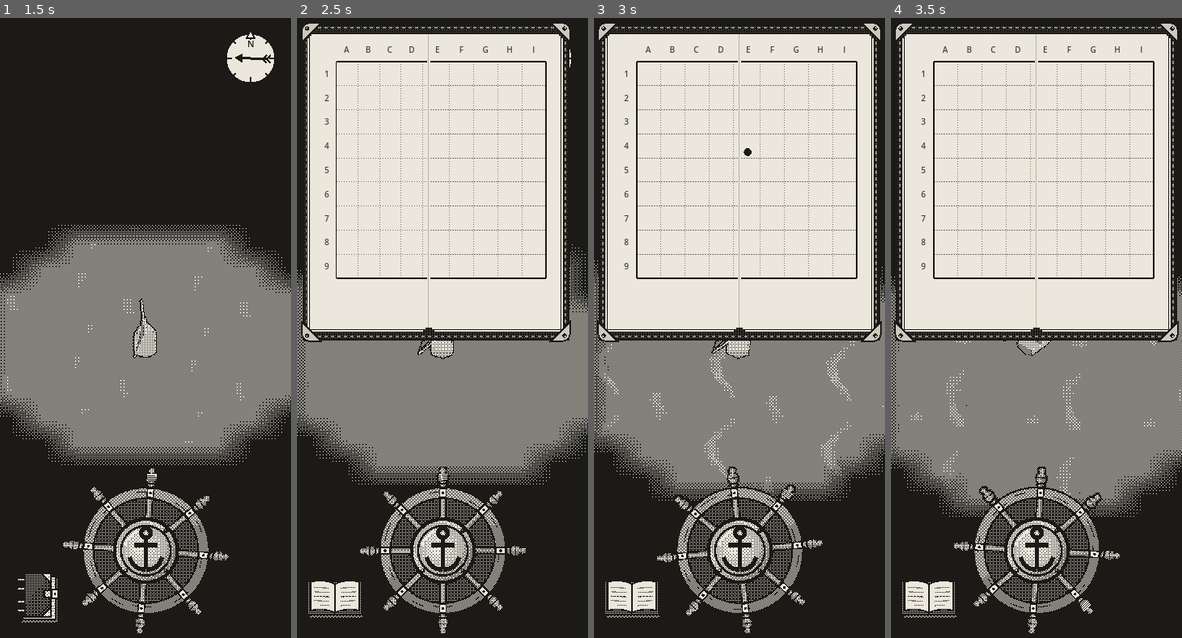
Above: before the commit, frames 1-4 (left to right).
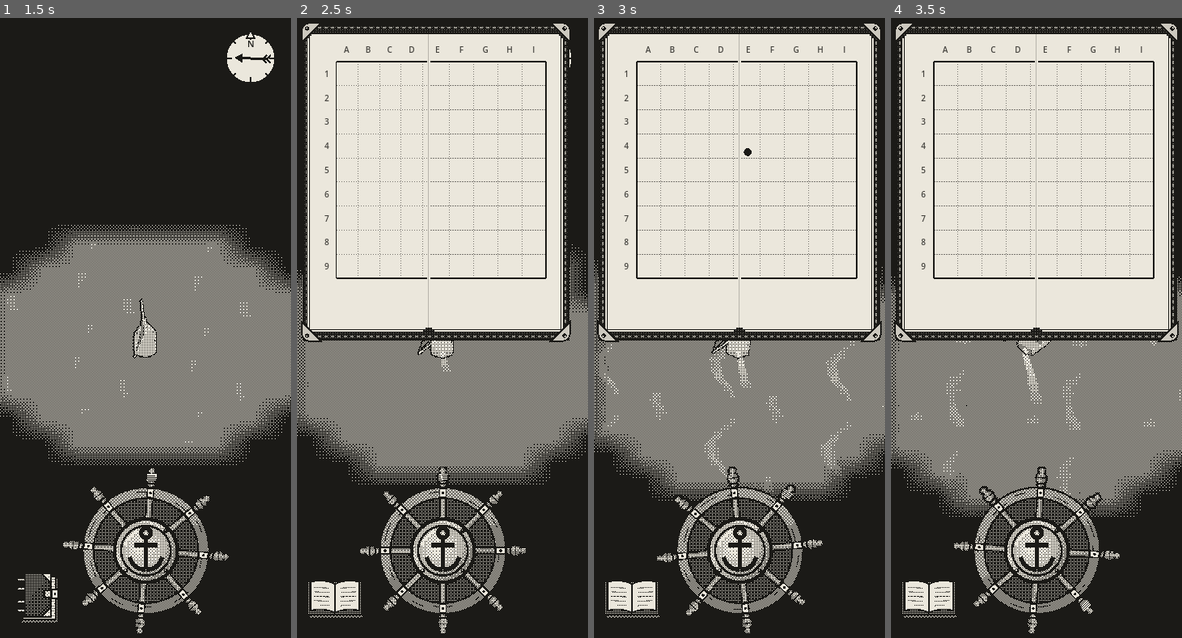
Above: after the commit, the same moments.

Repository: EnricoLabarile/Sail
Game: Godot game, scene res://Assets/Scenes/Overworld.tscn
Two runs of this game, one before a commit and one after it. Both use one fixed random seed, a clock stepped at 60 frames per second and the inputs below.
Inputs (mouse positions are in pixels of both pictures, inside the frame that each line leads up to):
- Up to frame 1 (1.5 s): click "Set sail" at 0.5 s; tap Enter (ui_accept) at 1.25 s; drag from (145, 545) to (174, 197) at 1.27 s
- Up to frame 2 (2.5 s): drag from (334, 600) to (427, 470) at 2.02 s
- Up to frame 3 (3 s): move the mouse to (768, 197) at 2.77 s; hold Right (ui_right) from 2.78 s (still down)
- Up to frame 4 (3.5 s): keep holding Right (ui_right)

Frame 1 is identical in both runs. In frame 2, less than 0.1% of the frame differs, in the area x 49-53%, y 53-57%; in frame 3, less than 0.1%; in frame 4, less than 0.1%, in the area x 45-52%, y 53-63%.

Commit message:
Wake: a ribbon of foam behind the boat (ImmediateMesh strip, fading and widening)
Co-Authored-By: Claude Opus 5.5 <noreply@anthropic.com>
Claude-Session: https://claude.ai/code/session_0154zeqDuhZHz7ZXLE21BuMs

Diff:
--- a/Assets/Boat/boat.tscn
+++ b/Assets/Boat/boat.tscn
@@ -4,6 +4,7 @@
 [ext_resource type="PackedScene" uid="uid://gsohuvlddwlj" path="res://Assets/Boat/sm_boat_hull.fbx" id="2_da1jx"]
 [ext_resource type="PackedScene" uid="uid://da2mslnca7e31" path="res://Assets/Boat/sm_boat_mast.fbx" id="3_ee1eo"]
 [ext_resource type="PackedScene" uid="uid://bkhrx3gsk66tq" path="res://Assets/Boat/sm_boat_sail.fbx" id="4_og2vt"]
+[ext_resource type="Script" path="res://Assets/Boat/wake.gd" id="5_wake"]
 
 [node name="Boat" type="Node3D" unique_id=1479473515]
 script = ExtResource("1_boat")
@@ -21,6 +22,9 @@
 [node name="sm_boat_sail" parent="Model/sm_boat_hull/sm_boat_mast/Rig" unique_id=139299008 instance=ExtResource("4_og2vt")]
 transform = Transform3D(-4.371139e-08, 0, -1, 0, 1, 0, 1, 0, -4.371139e-08, 0, 0.23171997, 0)
 
+[node name="Wake" type="MeshInstance3D" parent="."]
+script = ExtResource("5_wake")
+
 [node name="Camera3D" type="Camera3D" parent="." unique_id=1565566446]
 keep_aspect = 0
 projection = 1
--- /dev/null
+++ b/Assets/Boat/wake.gd
@@ -0,0 +1,94 @@
+extends MeshInstance3D
+## THE WAKE: a ribbon of foam on the water behind the boat.
+##
+## As the boat sails, every `point_spacing` metres it drops a point at her stern (behind her middle). Each
+## point remembers where it was dropped, when, and how fast she was going. Every frame a flat strip is built
+## through those points (a triangle strip with ImmediateMesh: in Unreal, a Procedural Mesh rebuilt each Tick):
+## narrow near the boat, wider further back (the wake spreads), and fading out as the points get older.
+## Old points are dropped, so the ribbon has at most a few dozen points: one cheap draw call.
+## The look is in wake.gdshader (white, soft edges; you can give it a foam drawing).
+
+@export var point_spacing := 0.8    # metres between two points of the ribbon
+@export var life := 3.0             # seconds a point lasts: the wake's length in time
+@export var width_start := 0.8      # metres wide just behind the boat…
+@export var width_end := 3.0        # …and at the end of the wake
+@export var stern_offset := 2.0     # metres from the boat's middle back to where the wake starts
+@export var min_speed := 0.5        # m/s: slower than this, no new foam
+@export var height := 0.03          # metres above the water (just above it, so it shows)
+
+# The ribbon's points, oldest first. Each is a Dictionary: {"pos": Vector3, "time": float, "strength": float}
+var points: Array = []
+var immediate := ImmediateMesh.new()
+var material := ShaderMaterial.new()
+
+@onready var boat: Node3D = get_parent()
+
+
+func _ready() -> void:
+	top_level = true                # it stays in the world: it doesn't move or turn with the boat
+	global_transform = Transform3D.IDENTITY
+	mesh = immediate
+	material.shader = load("res://Assets/Boat/wake.gdshader")
+	material.render_priority = 1    # see-through things: drawn after the sea (0), before the fog (2)
+	extra_cull_margin = 16384.0     # its box changes every frame: never skip it as "out of view"
+
+
+func _process(_dt: float) -> void:
+	var now := Time.get_ticks_msec() / 1000.0
+	var stern := stern_point()
+	var strength := clampf(boat.speed / boat.top_speed, 0.0, 1.0)
+
+	# 1. Drop a new point when she has moved point_spacing metres since the last one (and is moving).
+	if boat.speed > min_speed:
+		if points.is_empty() or points[-1]["pos"].distance_to(stern) >= point_spacing:
+			points.append({"pos": stern, "time": now, "strength": strength})
+
+	# 2. Forget the points older than `life` (they're at the start of the list).
+	while not points.is_empty() and now - points[0]["time"] > life:
+		points.pop_front()
+
+	# 3. Build the ribbon.
+	build_ribbon(now, stern, strength)
+
+
+## Where the wake starts: behind the boat's middle, on the water.
+func stern_point() -> Vector3:
+	var back: Vector3 = boat.global_transform.basis.z    # +Z is her back (forward is -Z)
+	var p: Vector3 = boat.global_position + back * stern_offset
+	p.y = height
+	return p
+
+
+## Builds the strip: for each point, two corners, one each side of the path, as far apart as the wake is
+## wide there. The newest end is the stern right now, so the ribbon always reaches the boat.
+func build_ribbon(now: float, stern: Vector3, strength: float) -> void:
+	immediate.clear_surfaces()
+	# The path, from the oldest point to the stern now.
+	var path: Array = points.duplicate()
+	if boat.speed > min_speed:
+		path.append({"pos": stern, "time": now, "strength": strength})
+	if path.size() < 2:
+		return                                           # nothing to draw yet
+
+	immediate.surface_begin(Mesh.PRIMITIVE_TRIANGLE_STRIP, material)
+	for i in path.size():
+		var point: Dictionary = path[i]
+		# a. How old this point is, 0 (new) .. 1 (about to go).
+		var age := clampf((now - point["time"]) / life, 0.0, 1.0)
+		# b. Which way the path goes here (from the point before to the point after), and the
+		#    sideways direction, flat on the water.
+		var before: Vector3 = path[maxi(i - 1, 0)]["pos"]
+		var after: Vector3 = path[mini(i + 1, path.size() - 1)]["pos"]
+		var along := (after - before).normalized()
+		var side := Vector3(-along.z, 0.0, along.x)
+		# c. Its width (wider as it ages) and how strong the foam is (fading as it ages).
+		var half_width := lerpf(width_start, width_end, age) / 2.0
+		var alpha: float = point["strength"] * (1.0 - age)
+		# d. The two corners. UV: x across (0 one side, 1 the other), y along (0 new, 1 old).
+		immediate.surface_set_color(Color(1, 1, 1, alpha))
+		immediate.surface_set_uv(Vector2(0.0, age))
+		immediate.surface_add_vertex(point["pos"] - side * half_width)
+		immediate.surface_set_color(Color(1, 1, 1, alpha))
+		immediate.surface_set_uv(Vector2(1.0, age))
+		immediate.surface_add_vertex(point["pos"] + side * half_width)
+	immediate.surface_end()
--- /dev/null
+++ b/Assets/Boat/wake.gdshader
@@ -0,0 +1,21 @@
+// THE WAKE: the ribbon of foam the boat leaves on the water (built by wake.gd).
+// Each point of the ribbon carries, in its vertex colour's alpha, how strong the foam is there
+// (strong just behind the boat, fading to nothing at the end, and weaker if she was slow).
+// Unshaded: no light; the dither turns the white into paper-and-ink dots.
+shader_type spatial;
+render_mode unshaded, cull_disabled, depth_draw_never;
+
+uniform vec4 foam_color : source_color = vec4(1.0, 1.0, 1.0, 1.0);
+// An optional drawing of foam: across the ribbon (u: 0 one edge, 1 the other) and along it (v: 0 at the
+// boat, 1 at the end). Without one it's plain white.
+uniform sampler2D foam_tex : source_color, hint_default_white, filter_nearest;
+uniform float edge_softness = 0.5;   // 0 = hard edges; higher = the ribbon fades more toward its sides
+
+void fragment() {
+	// Fade toward the two edges: 0 at the edges, 1 in the middle (u goes 0..1 across).
+	float across = 1.0 - abs(UV.x * 2.0 - 1.0);
+	float edges = smoothstep(0.0, edge_softness, across);
+	vec4 drawing = texture(foam_tex, UV);
+	ALBEDO = foam_color.rgb * drawing.rgb;
+	ALPHA = COLOR.a * edges * drawing.a;
+}
Not shown, added: Assets/Boat/wake.gd.uid
Not shown, added: Assets/Boat/wake.gdshader.uid
Not shown, changed: CLAUDE.md
